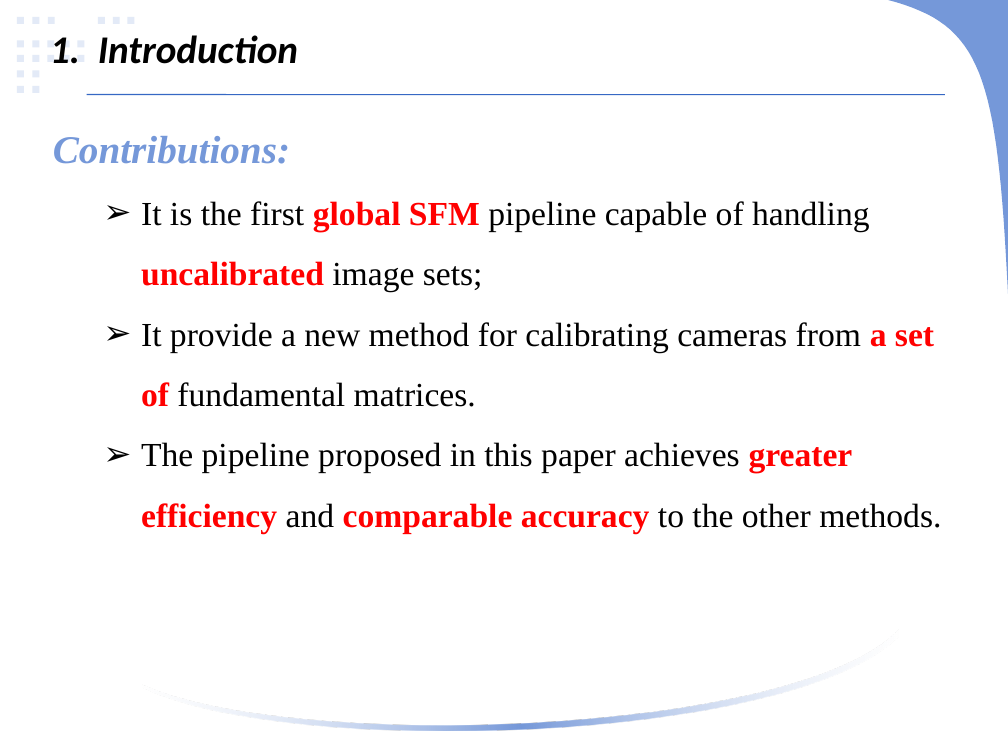
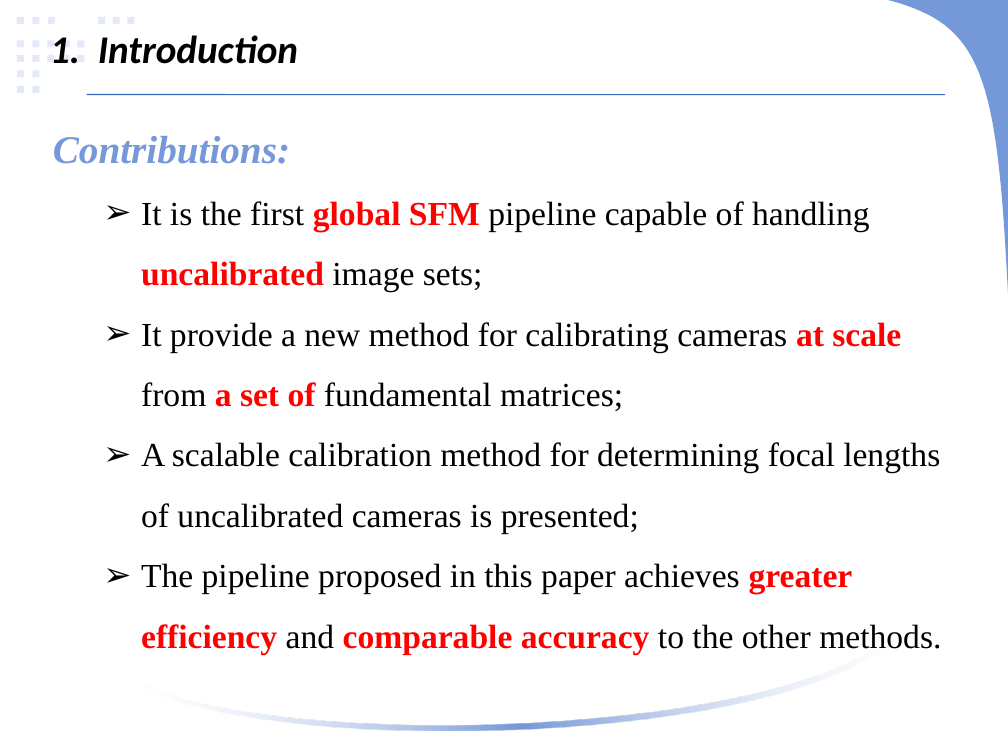
Before and after one commit to linlinge/monday-speech, a slide deck: slide 4 of 2019.03.25 ICCV 2015, Optimizing the Viewing Graph for Structure-from-Motion.pptx. Drawn at 1008x756 pixels with LibreOffice and Linux fonts; fonts in the diff are those of the drawing. Boxes give left, top, right and bottom in pixels: in the first picture for what was removed or moved away, otherwise in the second. Text is boxed around its words. In the diff, an @@ line names an element or a change of style, - is before the commit and + after.

```diff
--- a/2019.03.25 ICCV 2015, Optimizing the Viewing Graph for Structure-from-Motion.pptx
+++ b/2019.03.25 ICCV 2015, Optimizing the Viewing Graph for Structure-from-Motion.pptx
@@ text at box(141, 322, 940, 534): text changed @@
-  ➢ It provide a new method for calibrating cameras from a set of fundamental matrices.
+  ➢ It provide a new method for calibrating cameras at scale from a set of fundamental matrices;
+  ➢ A scalable calibration method for determining focal lengths of uncalibrated cameras is presented;
```
Also in this commit, not shown: 5 other slides changed, 1 slide added, 1 other file.
